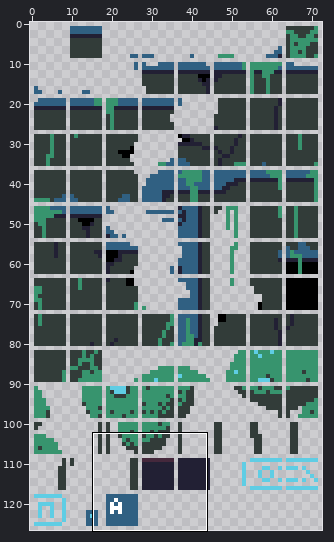
File history of a sprite sheet, src/images/world_elements.png. The first picture is a wide view before the edit; the outline marks the close-up.
Close-up. The starting point:
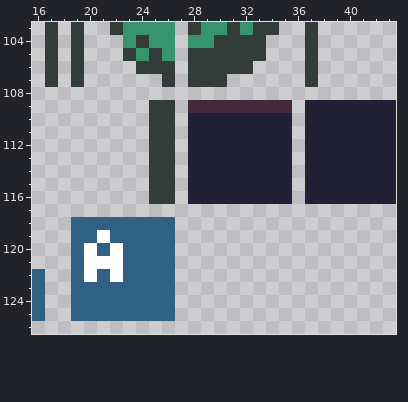
The file is 292x508 pixels, drawn in blocks of 4x4; one block is one cell here. Shown: x 16..43, y 103..126.
Once edited:
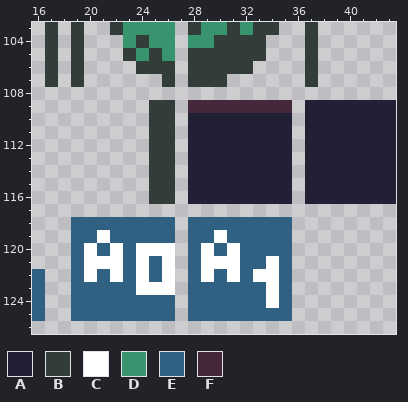
Palette (. is transparent): A #222034  B #323c39  C #ffffff  D #37946e  E #306082  F #45283c
What changed:
@@ x 22..37 @@
 117 ................
-118 EEEEE...........
-119 EEEEE...........
-120 CEEEE...........
-121 CEEEE...........
-122 CEEEE...........
-123 EEEEE...........
-124 EEEEE...........
-125 EEEEE...........
+118 EEEEE.EEEEEEEE..
+119 EEEEE.EECEEEEE..
+120 CECCC.ECECEEEE..
+121 CECEC.ECCCEECE..
+122 CECEC.ECECECCE..
+123 EECCC.EEEEEECE..
+124 EEEEE.EEEEEECE..
+125 EEEEE.EEEEEEEE..
 126 ................
Boxes around the changes in both close-ups, in picture pixels (x1, y1, x2, y2):
changed: (136, 217, 292, 321)
